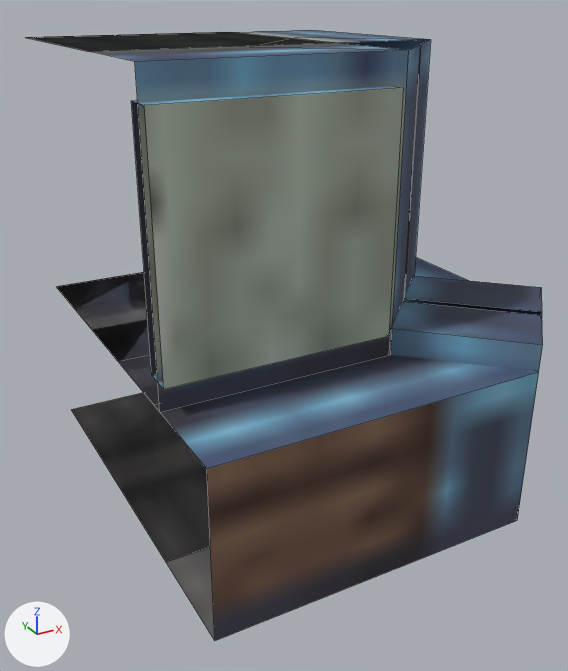
An edit to the OBJ model src/main/resources/assets/create_biotech/models/block/slime_culture_chamber/part_8.obj, drawn before and after from the same camera.
Camera for both pictures: a 50 mm camera at (-0.422, -2.033, 1.102) aimed at (0.407, -0.525, 0.348). Every picture has the same lights, and +X, +Y and +Z are marked at lower left. The picture after the commit comes second. Mesh edges are drawn as thin lines. Where no turn or scale is listed for an object, it has been applied to the vertices. Vertices at exactly the same position are counted once.

Names of what the first picture shows: 'part_8'.
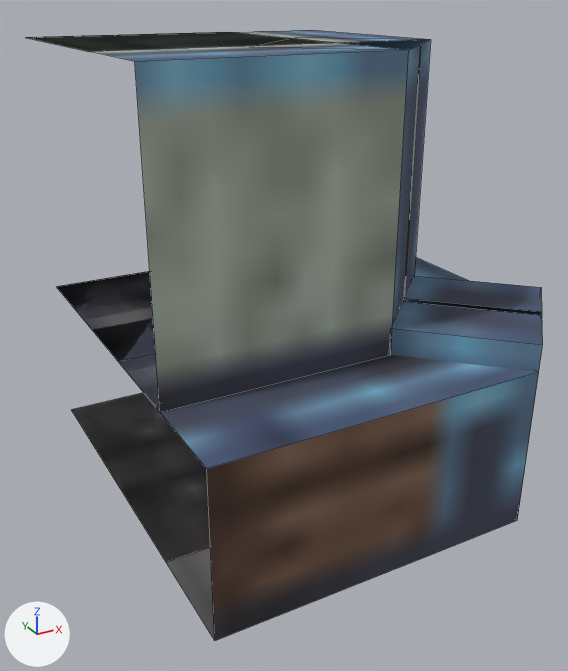
Where the change shows, as pixel boxes [x1, y1, x2, y2] in the pictures (568 x 671 px):
'part_8', surface changed, reshaped: [26, 30, 543, 641] in both
part 1 of me_part_8, deleted: before [131, 86, 403, 389]
part 2 of me_part_8, surface changed: [82, 33, 543, 637] in both

Edits to the bpy script that builds the scene:
```text
Add img_atlas:
    img_atlas = load_image('atlas', '../../../textures/block/slime_culture_chamber/atlas.png', 256, 128, 'sRGB')
Change mat_materials:
    mat_materials.texture: img_materials -> img_atlas
Change me_part_8:
    used by ob_part_8; location = (0.0, 0.0, 0.0)
    remove me_part_8.from_pydata(...)  # 61 vertices, 35 faces; spans x 0.0..1.0, y -1.0..0.0, z 0.0..1.0
    add me_part_8.from_pydata(...)  # 53 vertices, 30 faces; spans x 0.0..1.0, y -1.0..0.0, z 0.0..1.0
    me_part_8 part 1: the loose piece of 8 vertices spanning x 0.0..0.5, y -0.812..-0.75, z 0.438..0.938 is deleted
    me_part_8 part 2: 30 kept faces spanning x 0.0..1.0, y -1.0..0.0, z 0.0..1.0 get new texture (UV) coordinates
```
